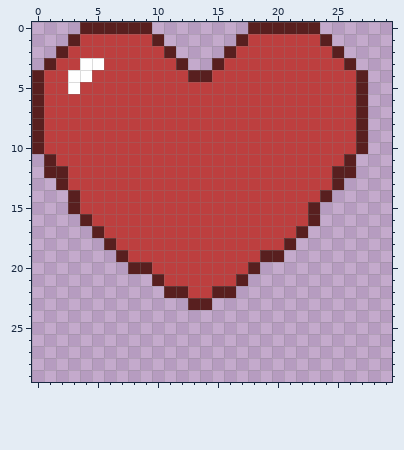
Two versions of one pixel-art sprite, public/assets/images/heart.png. Above: the version before the commit.
The file is 30x30 pixels.
And afterwards:
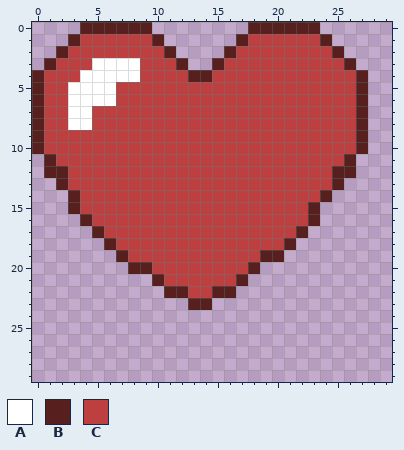
Palette (. is transparent): A #ffffff  B #581f1f  C #bd3f3f
What changed:
y 3: x 4 A -> C; x 6..8 CCC -> AAA
y 4: x 3 A -> C; x 5..8 CCCC -> AAAA
y 5: x 4..6 CCC -> AAA
y 6: x 3..6 CCCC -> AAAA
y 7..8: x 3..4 CC -> AA
Boxes around the changes in both pictures, in picture pixels (x1, y1, x2, y2):
changed: (68, 58, 140, 130)
